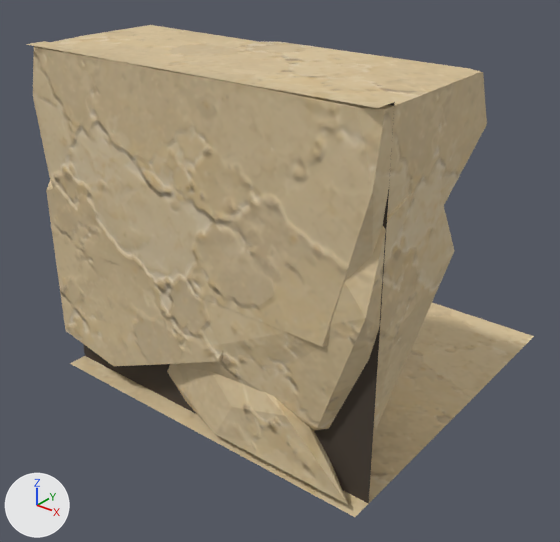
What one commit did to the glTF model assets/custom/models/ground_modules/ground_edge_06.glb.
The view is the same before and after, from a 50 mm lens placed at (1.687, -1.124, 1.236), pointed at (0.479, 0.387, 0.3). The lights are fixed; the arrows at lower left show +X, +Y and +Z. The picture after the commit comes second.

In view in the first picture: 'GroundEdge06_Body'.
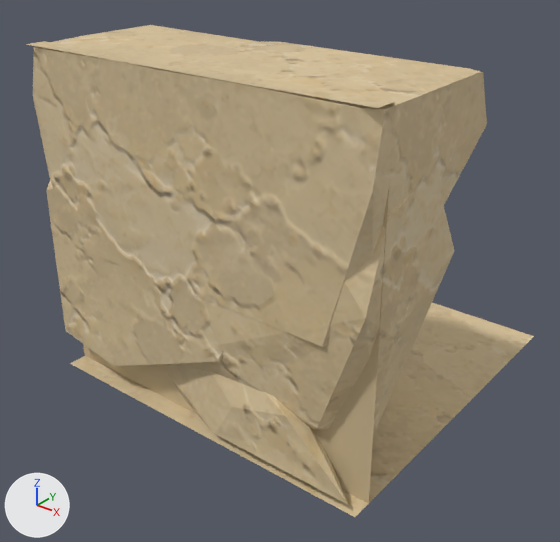
What changed in the scene script:
```text
Change mat_groundmodulerecess:
    mat_groundmodulerecess.base_color: (0.06, 0.045, 0.032) -> (0.61, 0.48, 0.28)  # brown #453c32 -> beige #cdb890
```

Changed parts and their boxes [x1, y1, x2, y2] in the pictures (560 x 542 px):
'GroundEdge06_Body', recoloured: [81, 100, 397, 511] in both
